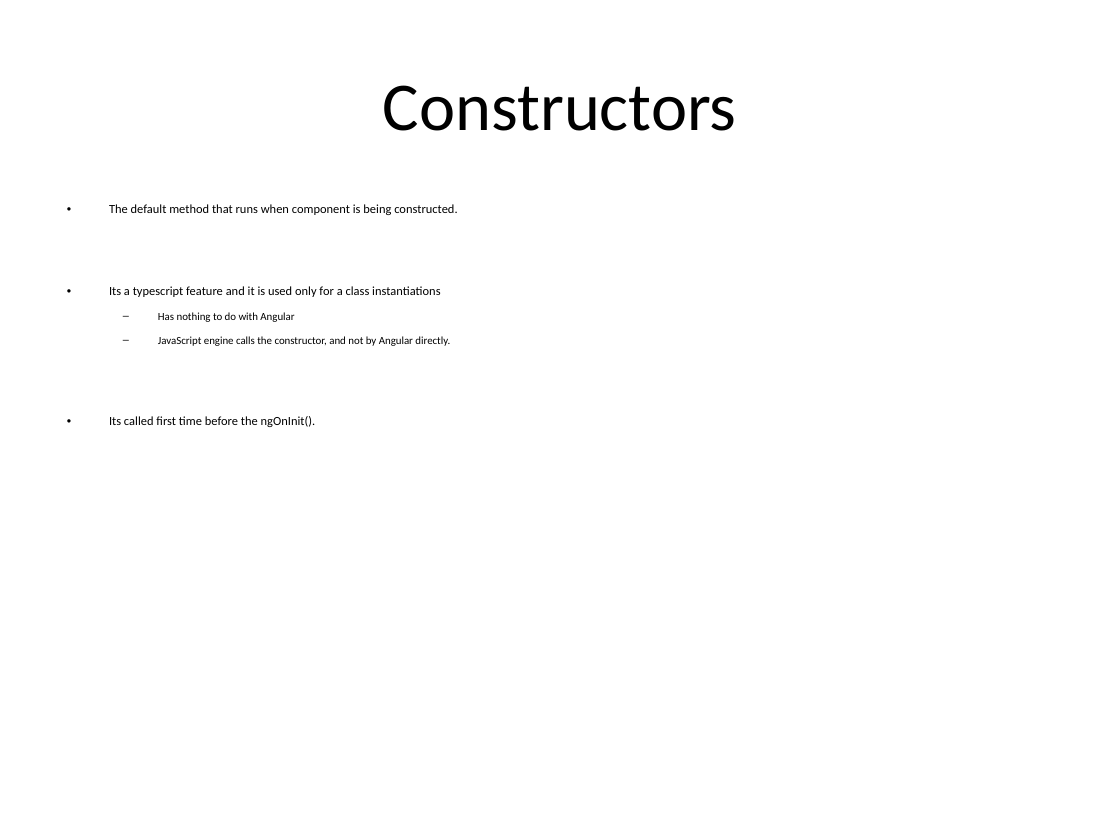
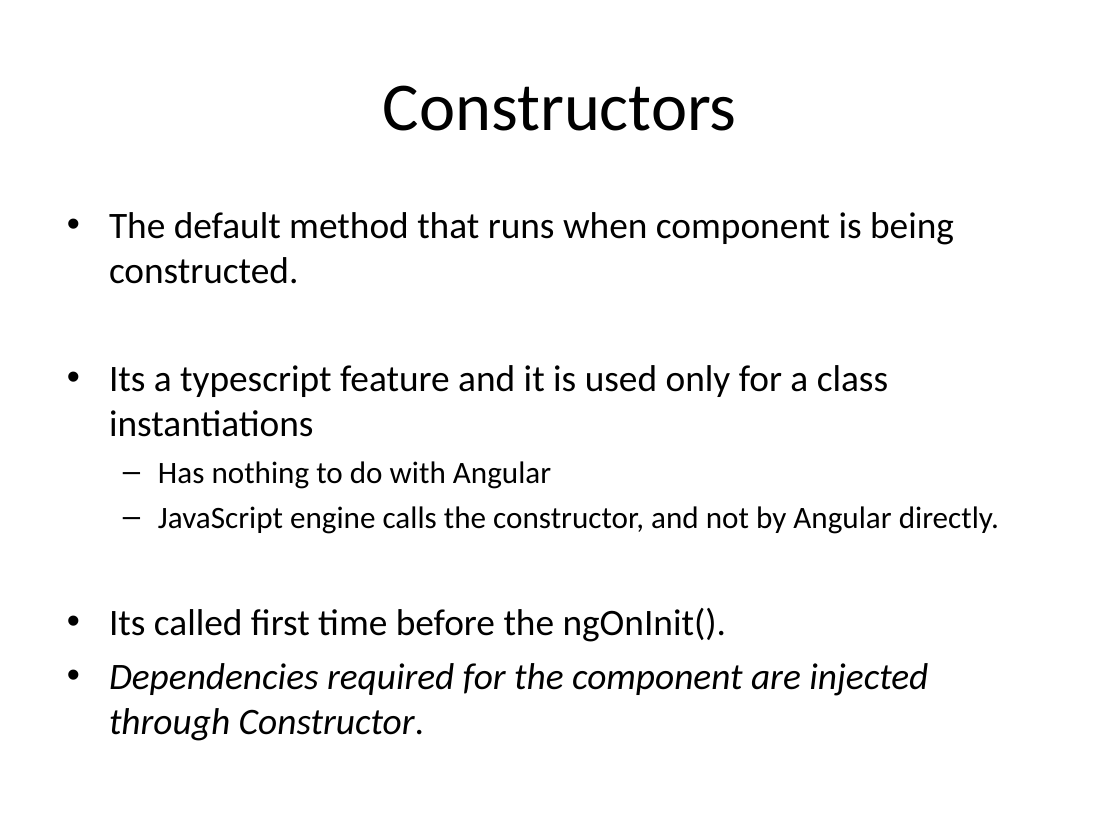
Before and after one commit to vishnumvn/AngularJS_Tut, a slide deck: slide 179 of Materials/Angular_Module01.ppt. Drawn at 1120x840 pixels with LibreOffice and Linux fonts; fonts in the diff are those of the drawing. Boxes give left, top, right and bottom in pixels: in the first picture for what was removed or moved away, otherwise in the second. Text is boxed around its words. In the diff, an @@ line names an element or a change of style, - is before the commit and + after.

```diff
--- a/Materials/Angular_Module01.ppt
+++ b/Materials/Angular_Module01.ppt
@@ text at box(109, 212, 999, 642): size 8 to 24 pt in "The default method that runs when component ...", "Its a typescript feature and it is ...", "Its called first time before the ngOnInit()."; size 7 to 20 pt in "Has nothing to do with Angular", "JavaScript engine calls the constructor, and not ..."; less space between paragraphs @@
@@ text at box(109, 663, 928, 741): paragraph added @@
+• Dependencies required for the component are injected through Constructor.
```
Also in this commit, not shown: 37 other slides changed, 37 other files.
